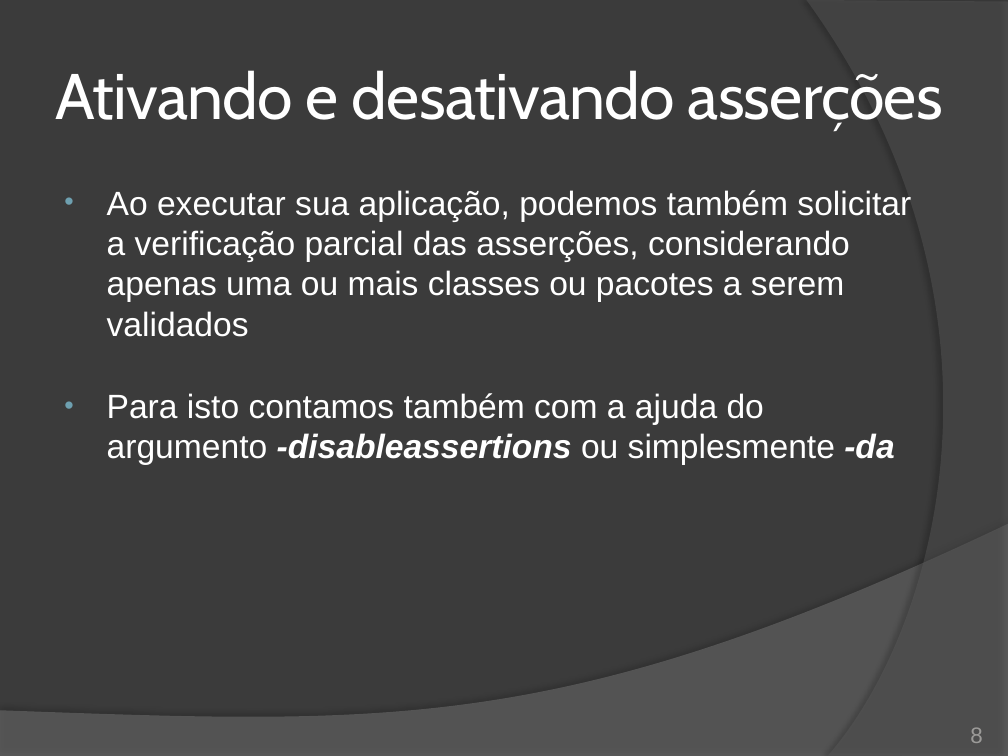
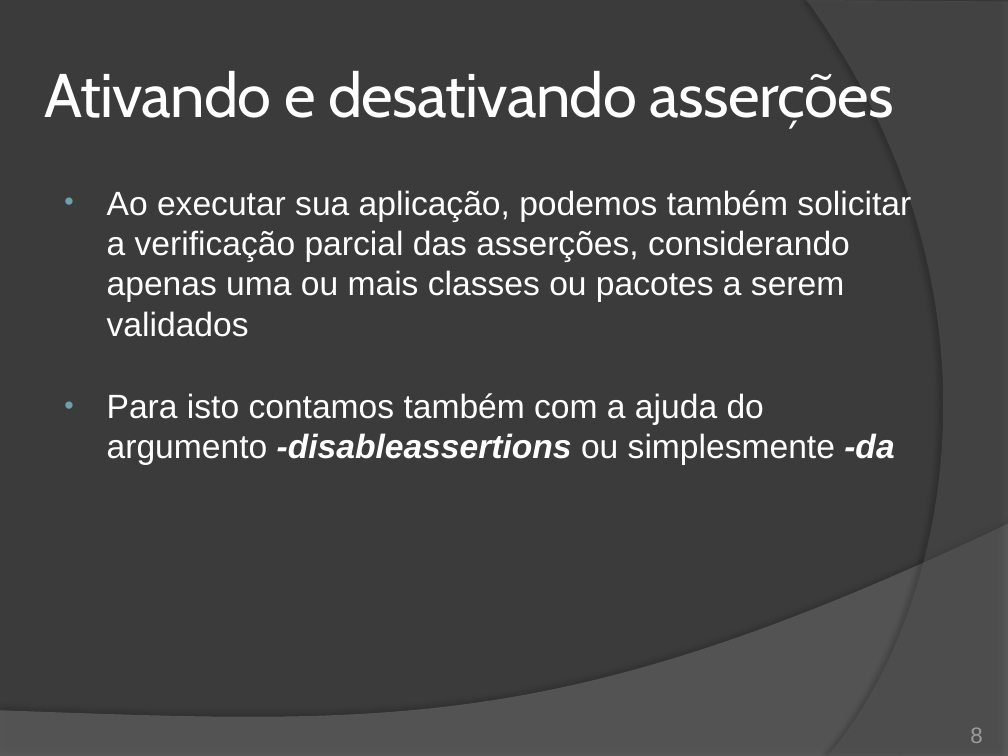
Before and after one commit to duchesqui/slzvieira-training, a slide deck: slide 8 of 2-Java-Programmer-Modulo-II/13.Capitulo07.pptx. Drawn at 1008x756 pixels with LibreOffice and Linux fonts; fonts in the diff are those of the drawing. Boxes give left, top, right and bottom in pixels: in the first picture for what was removed or moved away, otherwise in the second. Text is boxed around its words. In the diff, an @@ line names an element or a change of style, - is before the commit and + after.

```diff
--- a/2-Java-Programmer-Modulo-II/13.Capitulo07.pptx
+++ b/2-Java-Programmer-Modulo-II/13.Capitulo07.pptx
@@ title "Ativando e desativando asserções": place and size @@
-title "Ativando e desativando asserções" at [55,70,943,132]
+title "Ativando e desativando asserções" at [44,71,894,129]
@@ title "Ativando e desativando asserções" at [44,71,894,129]: size 46 to 44 pt @@
```
Also in this commit, not shown: 3 other slides changed, 1 slide removed, 7 other files.
